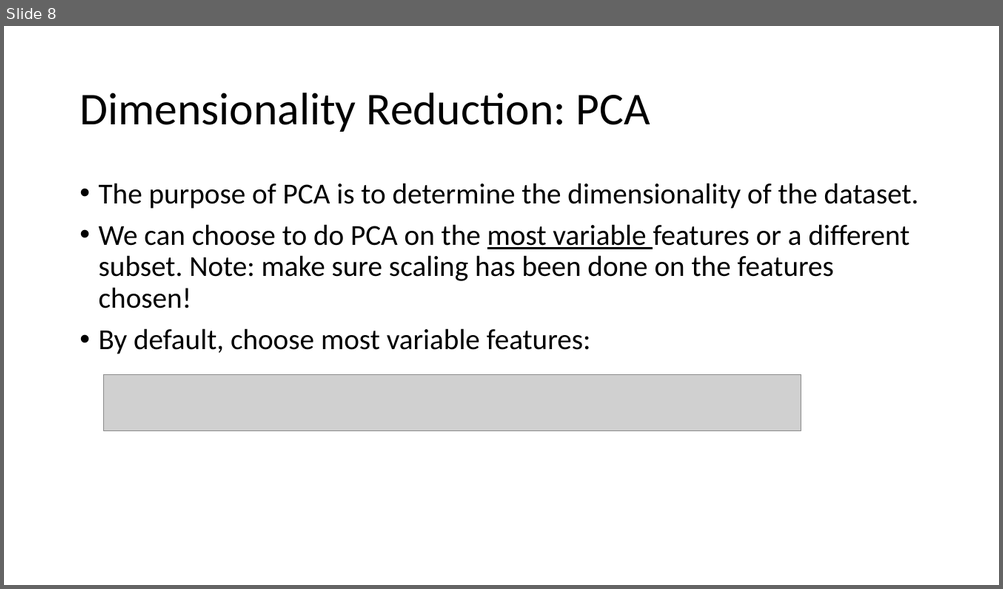
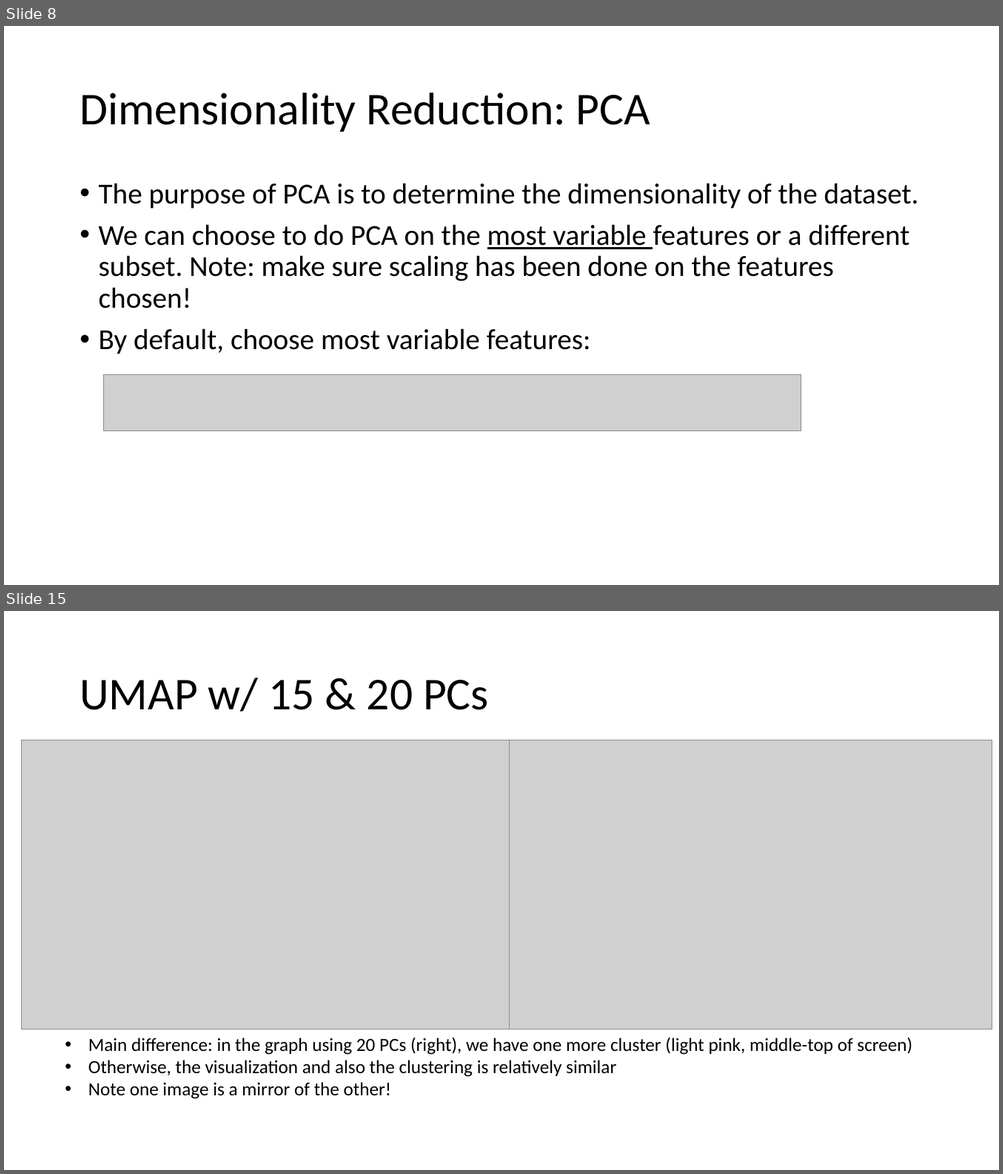
Before and after one commit to AnsgarJordan/scRNAseq, a slide deck: dataPipelineProcess.pptx. Shown one above the other, each under a label of ours: slide 8 before the commit, slides 8 and 15 after it; the slides between them are not shown. The pictures are 1003x589 and 1003x1174 pixels, drawn with LibreOffice and Linux fonts; fonts in the diff are those of the drawing; grey boxes stand for pictures. Boxes give left, top, right and bottom in pixels: in the first picture for what was removed or moved away, otherwise in the second. Text is boxed around its words. In the diff, an @@ line names an element or a change of style, - is before the commit and + after.

```diff
--- a/dataPipelineProcess.pptx
+++ b/dataPipelineProcess.pptx
@@ slide 15 added at bbox=[4, 611, 999, 1170], background #FFFFFF @@
@@ title added at bbox=[79, 678, 489, 712], 44 pt, text #000000 @@
+UMAP w/ 15 & 20 PCs
@@ picture added at bbox=[21, 740, 509, 1029] @@
@@ picture added at bbox=[509, 740, 992, 1029] @@
@@ text added at bbox=[88, 1037, 912, 1099], 18 pt, text #000000 @@
+• Main difference: in the graph using 20 PCs (right), we have one more cluster (light pink, middle-top of screen)
+• Otherwise, the visualization and also the clustering is relatively similar
+• Note one image is a mirror of the other!
```
Also in this commit, not shown: 4 slides changed, 6 other slides added, 2 other files.
